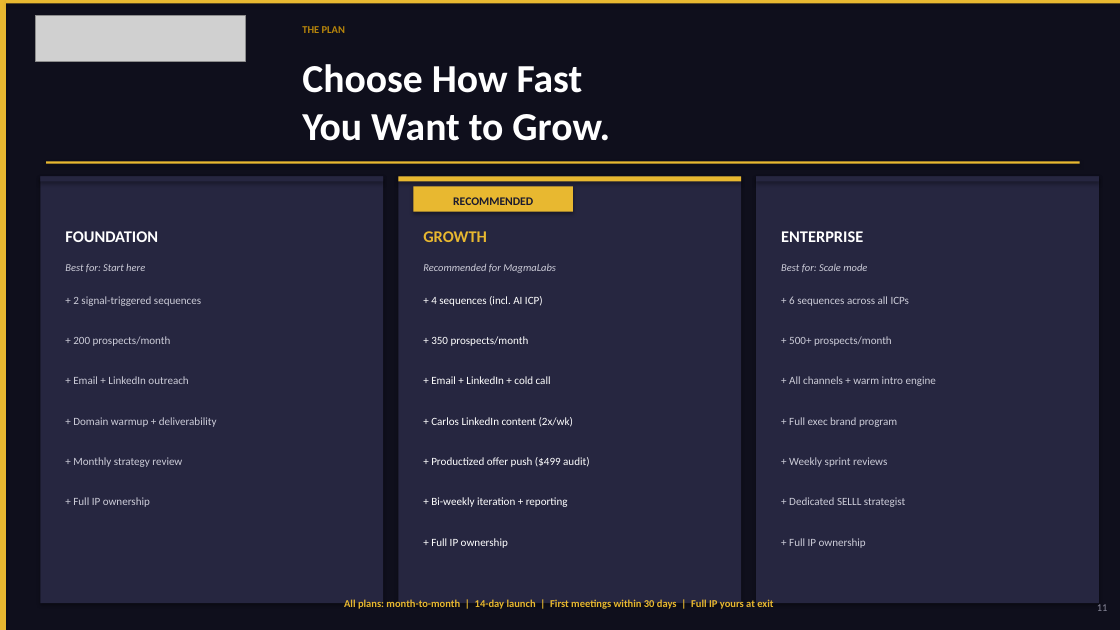
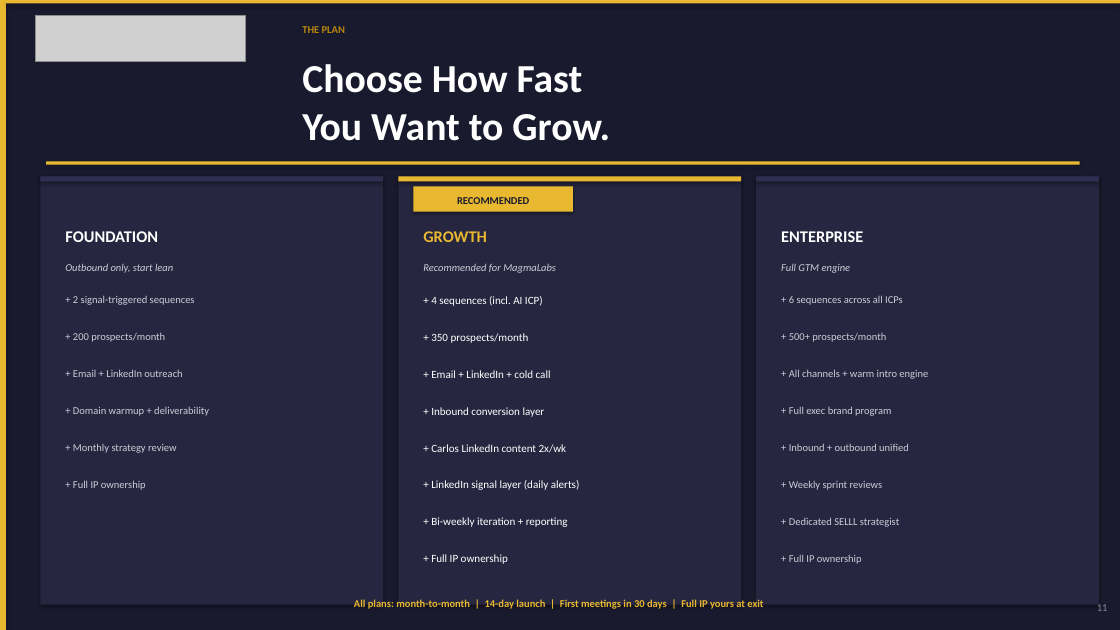
Before and after one commit to ogikicollins/Extruct-GTM-SKILLS, a slide deck: slide 11 of SELLL-Engine/MagmaLabs-Disco-Deck.pptx. Drawn at 1120x630 pixels with LibreOffice and Linux fonts; fonts in the diff are those of the drawing; grey boxes stand for pictures. Boxes give left, top, right and bottom in pixels: in the first picture for what was removed or moved away, otherwise in the second. Text is boxed around its words. In the diff, an @@ line names an element or a change of style, - is before the commit and + after.

```diff
--- a/SELLL-Engine/MagmaLabs-Disco-Deck.pptx
+++ b/SELLL-Engine/MagmaLabs-Disco-Deck.pptx
@@ background #0F0F1C to #1A1A2E @@
@@ rectangle at (x1=40, y1=176, x2=383, y2=181): fill #262640 to #2E2E50 @@
@@ rectangle at (x1=756, y1=176, x2=1099, y2=181): fill #262640 to #2E2E50 @@
@@ text "RECOMMENDED" at (x1=457, y1=197, x2=529, y2=204): size 10 to 9 pt @@
@@ text at (x1=65, y1=263, x2=173, y2=273): text changed @@
-Best for: Start here
+Outbound only, start lean
@@ text at (x1=781, y1=264, x2=851, y2=273): text changed @@
-Best for: Scale mode
+Full GTM engine
@@ 3 texts moved together from (x1=73, y1=376, x2=936, y2=386) to (x1=73, y1=369, x2=928, y2=379) @@
@@ text "+ Domain warmup + deliverability" moved from (x1=73, y1=417, x2=217, y2=427) to (x1=73, y1=407, x2=209, y2=416) @@
@@ text added at (x1=431, y1=407, x2=545, y2=417), 9.5 pt, text #FFFFFF @@
++ Inbound conversion layer
@@ text "+ Full exec brand program" moved from (x1=789, y1=417, x2=897, y2=427) to (x1=789, y1=406, x2=891, y2=416) @@
@@ text "+ Monthly strategy review" moved from (x1=73, y1=457, x2=182, y2=467) to (x1=73, y1=443, x2=177, y2=453) @@
@@ text at (x1=431, y1=444, x2=567, y2=453): text changed @@
-+ Carlos LinkedIn content (2x/wk)
++ Carlos LinkedIn content 2x/wk
@@ text added at (x1=789, y1=443, x2=909, y2=451), 9 pt, text #CCCCD8 @@
++ Inbound + outbound unified
@@ text "+ Full IP ownership" moved from (x1=73, y1=497, x2=150, y2=507) to (x1=73, y1=480, x2=146, y2=490) @@
@@ text removed at (x1=431, y1=457, x2=589, y2=467) @@
-+ Productized offer push ($499 audit)
@@ size 9.5 to 9 pt in 13 elements at (x1=73, y1=296, x2=195, y2=305), (x1=73, y1=333, x2=165, y2=342), (x1=73, y1=369, x2=182, y2=377), (x1=73, y1=407, x2=209, y2=416), (x1=73, y1=443, x2=177, y2=453), (x1=73, y1=480, x2=146, y2=490), (x1=789, y1=295, x2=903, y2=305), (x1=789, y1=333, x2=886, y2=342), (x1=789, y1=369, x2=928, y2=379), (x1=789, y1=406, x2=891, y2=416), (x1=789, y1=555, x2=862, y2=564), (x1=789, y1=517, x2=899, y2=527), (x1=789, y1=481, x2=883, y2=490) @@
@@ text "+ Weekly sprint reviews" moved from (x1=789, y1=457, x2=887, y2=467) to (x1=789, y1=481, x2=883, y2=490) @@
@@ text added at (x1=431, y1=480, x2=580, y2=490), 9.5 pt, text #FFFFFF @@
++ LinkedIn signal layer (daily alerts)
@@ text "+ Bi-weekly iteration + reporting" moved from (x1=431, y1=497, x2=568, y2=507) to (x1=431, y1=517, x2=568, y2=527) @@
@@ text "+ Dedicated SELLL strategist" moved from (x1=789, y1=497, x2=905, y2=507) to (x1=789, y1=517, x2=899, y2=527) @@
@@ text "+ Full IP ownership" moved from (x1=431, y1=538, x2=508, y2=548) to (x1=431, y1=554, x2=508, y2=564) @@
@@ text "+ Full IP ownership" moved from (x1=789, y1=538, x2=866, y2=548) to (x1=789, y1=555, x2=862, y2=564) @@
@@ text at (x1=354, y1=599, x2=763, y2=609): text changed @@
-All plans: month-to-month | 14-day launch | First meetings within 30 days | Full IP yours at exit
+All plans: month-to-month | 14-day launch | First meetings in 30 days | Full IP yours at exit
```
Also in this commit, not shown: 6 other slides changed, 6 slides added, 6 slides removed, 1 other file.
